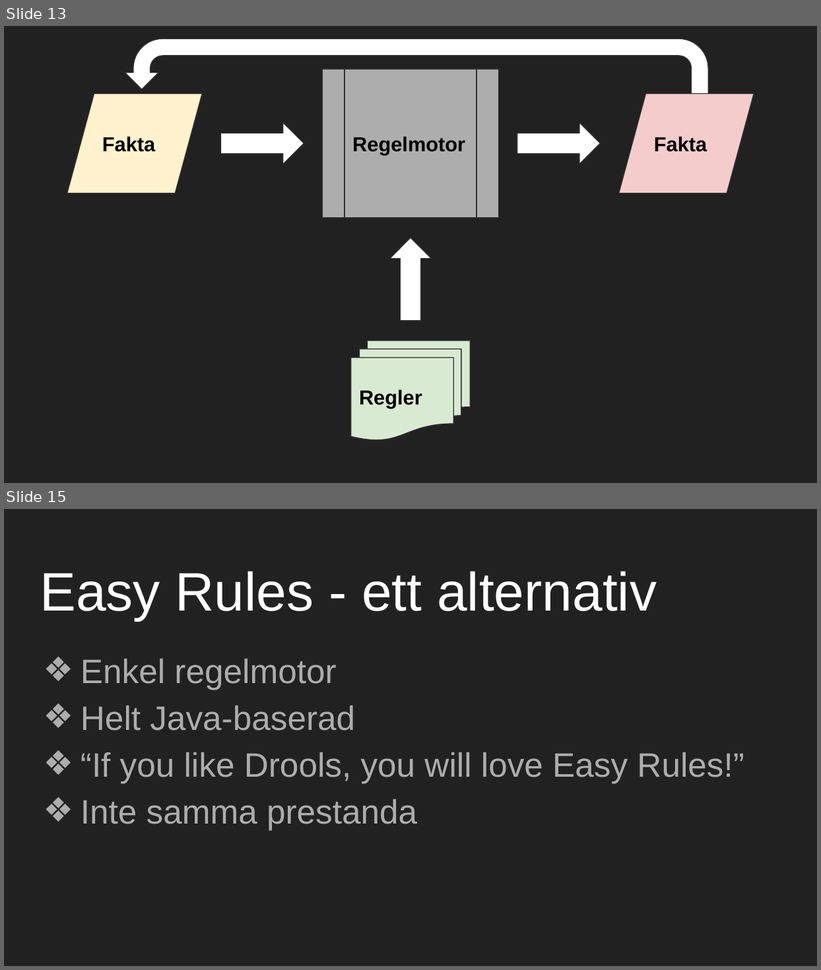
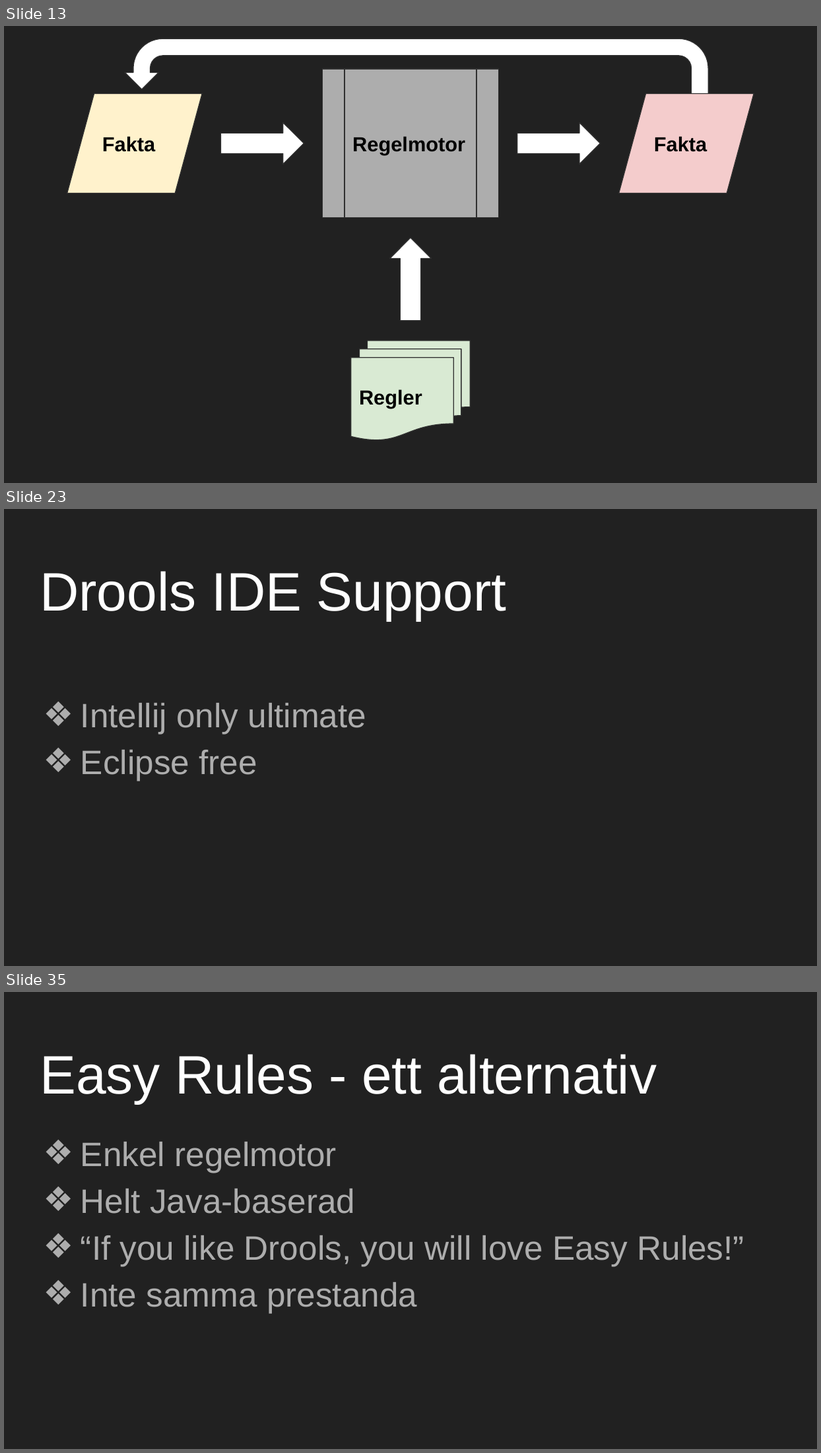
Before and after one commit to mejsla/stepup-drools-2019, a slide deck: docs/Regelmotorer.pptx. Shown one above the other, each under a label of ours: slides 13 and 15 before the commit, slides 13, 23 and 35 after it; the slides between them are not shown. The pictures are 821x970 and 821x1453 pixels, drawn with LibreOffice and Linux fonts; fonts in the diff are those of the drawing. Boxes give left, top, right and bottom in pixels: in the first picture for what was removed or moved away, otherwise in the second. Text is boxed around its words. In the diff, an @@ line names an element or a change of style, - is before the commit and + after.

```diff
--- a/docs/Regelmotorer.pptx
+++ b/docs/Regelmotorer.pptx
@@ slide 23 added at <box>4,509,817,966</box>, background #212121 @@
@@ title added at <box>40,571,506,621</box>, 48 pt, text #FFFFFF @@
+Drools IDE Support
@@ text added at <box>81,703,367,781</box>, 30 pt, text #ADADAD @@
+❖ Intellij only ultimate
+❖ Eclipse free
@@ what was slide 15 is now slide 35 @@
```
Also in this commit, not shown: 3 slides changed, 20 other slides added, 1 slide removed.
